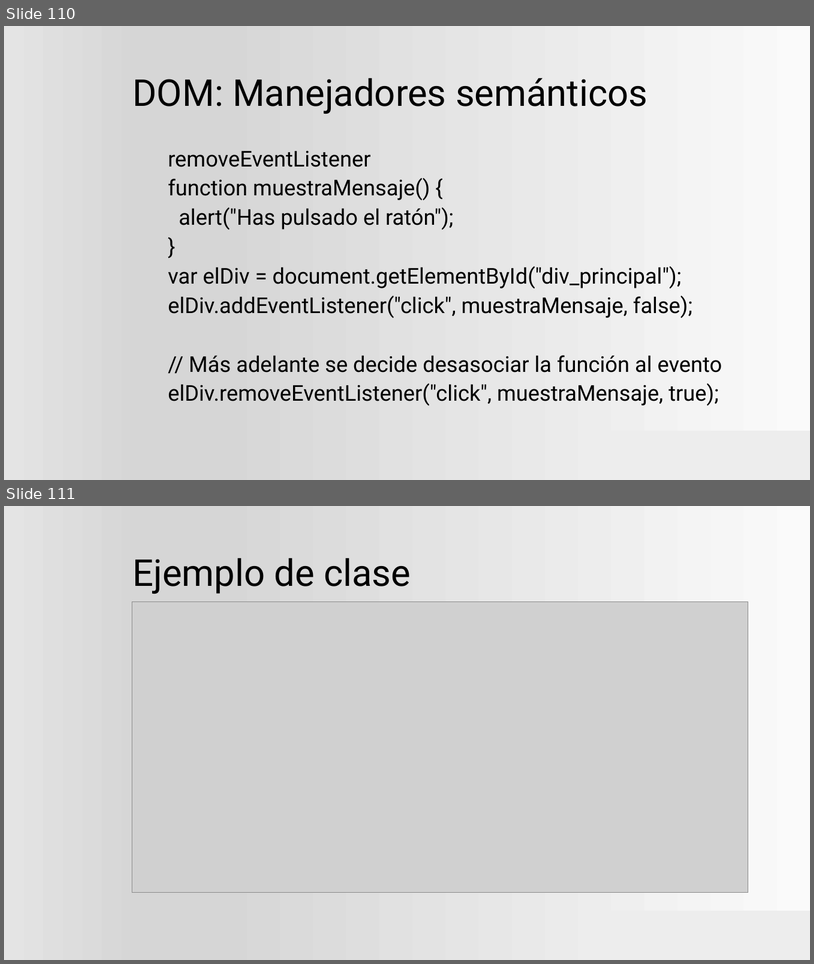
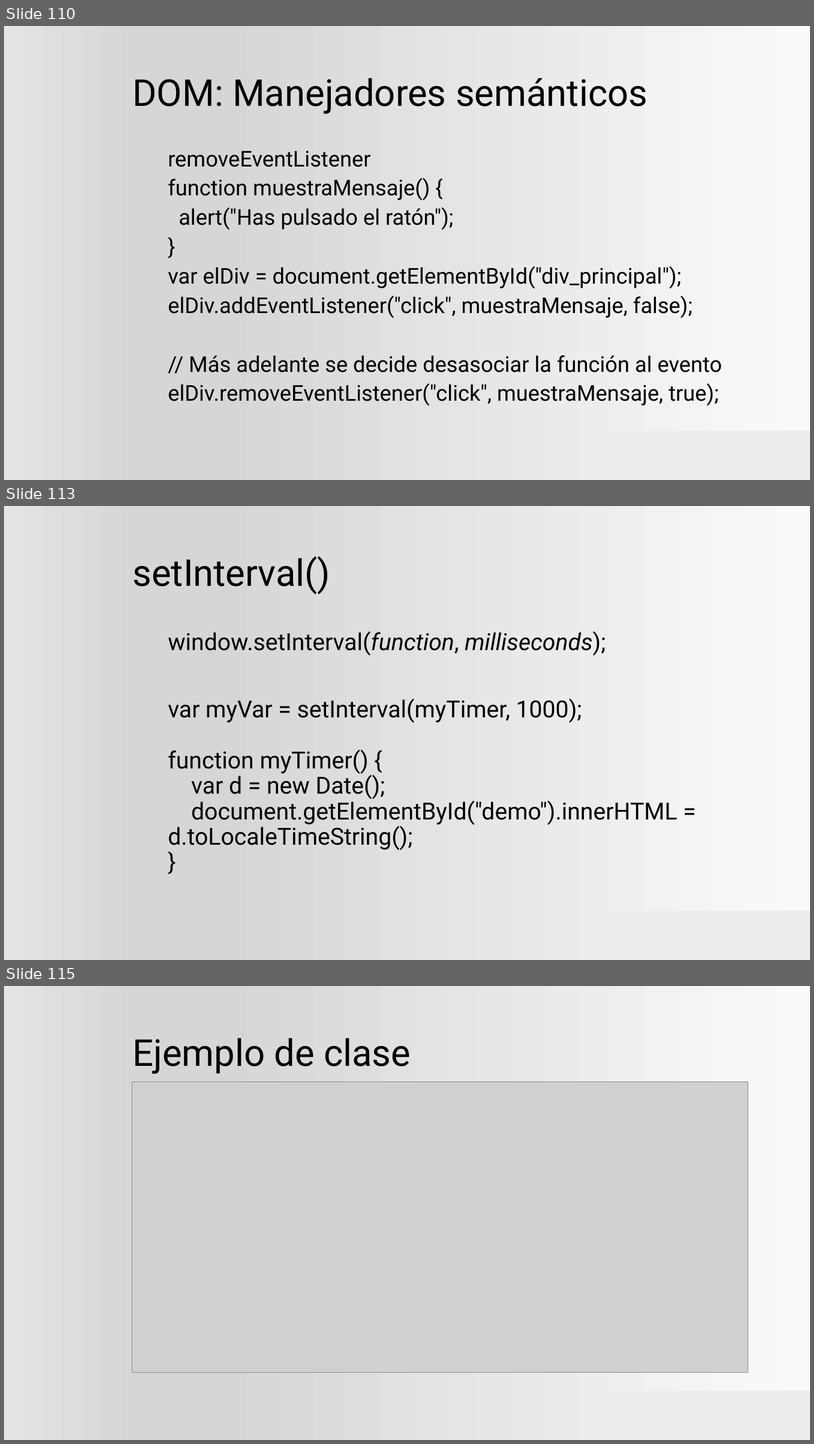
Before and after one commit to ProfVillegas/DAW, a slide deck: Plantilla.pptx. Shown one above the other, each under a label of ours: slides 110 and 111 before the commit, slides 110, 113 and 115 after it; the slides between them are not shown. The pictures are 814x964 and 814x1444 pixels, drawn with LibreOffice and Linux fonts; fonts in the diff are those of the drawing; grey boxes stand for pictures; background and template pictures are left out. Boxes give left, top, right and bottom in pixels: in the first picture for what was removed or moved away, otherwise in the second. Text is boxed around its words. In the diff, an @@ line names an element or a change of style, - is before the commit and + after.

```diff
--- a/Plantilla.pptx
+++ b/Plantilla.pptx
@@ slide 113 added at <box>4,506,810,960</box>, background gradient #FAFAFA to #D7D7D7 to #E4E4E4; not listed: 1 template element that a slide beside it also shows @@
@@ title added at <box>132,556,330,594</box>, 44 pt, text #000000 @@
+setInterval()
@@ text added at <box>168,631,678,850</box>, 28 pt, text #000000 @@
+window.setInterval(function, milliseconds);
+var myVar = setInterval(myTimer, 1000);
+function myTimer() {
+var d = new Date();
+document.getElementById("demo").innerHTML = d.toLocaleTimeString();
+}
@@ what was slide 111 is now slide 115 @@
```
Also in this commit, not shown: 3 slides changed, 3 other slides added, 53 other files.
